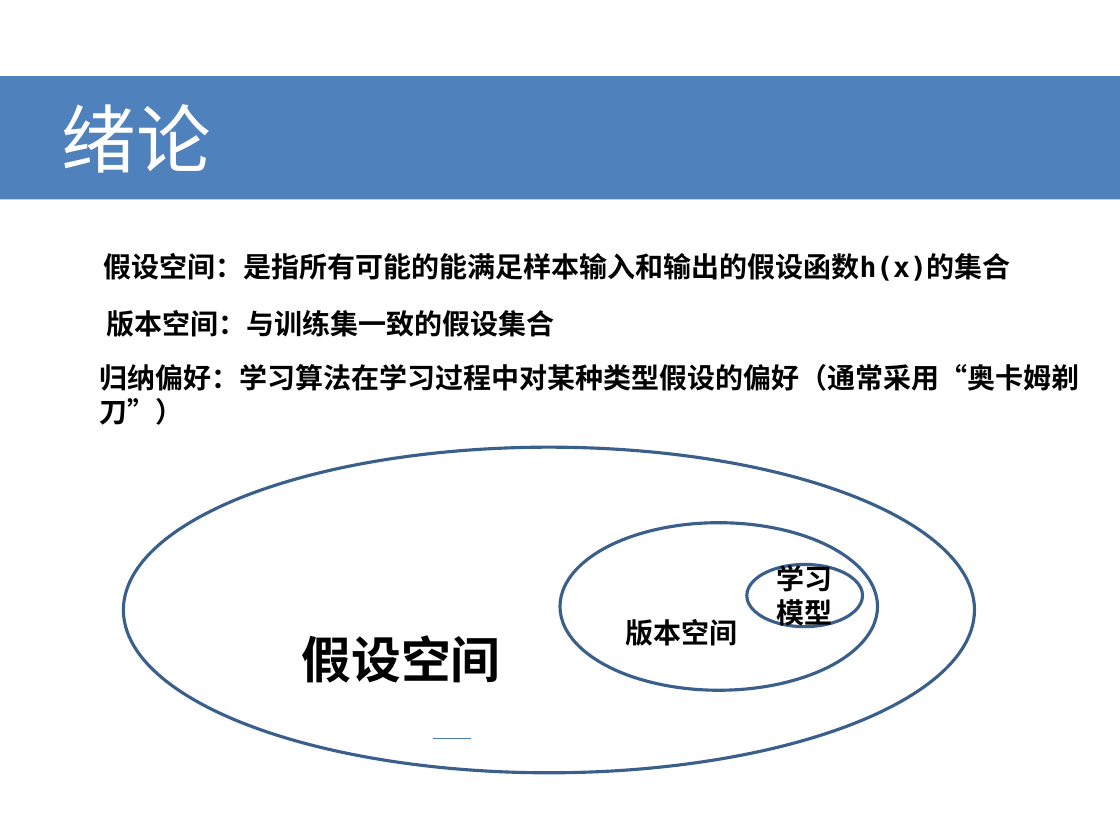
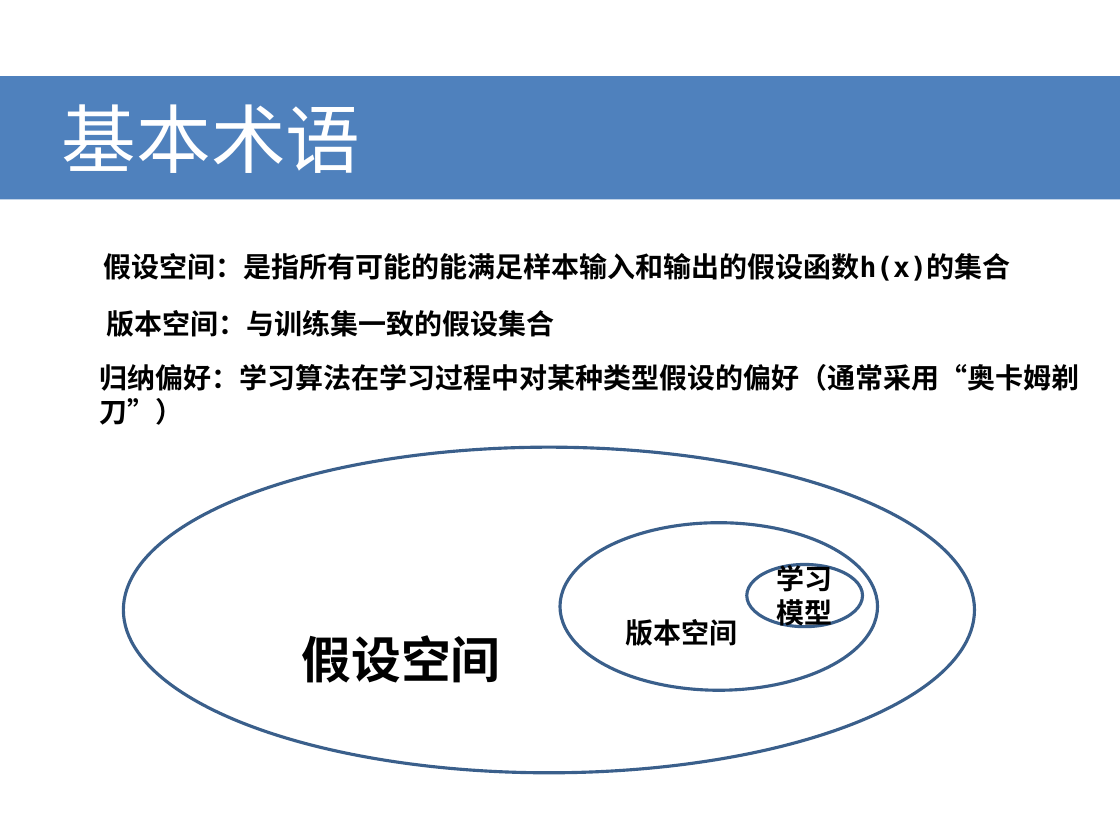
Before and after one commit to bayud/machine_learning_zzh, a slide deck: slide 5 of 机器学习(周志华)系列分享.pptx. Drawn at 1120x840 pixels with LibreOffice and Linux fonts; fonts in the diff are those of the drawing. Boxes give left, top, right and bottom in pixels: in the first picture for what was removed or moved away, otherwise in the second. Text is boxed around its words. In the diff, an @@ line names an element or a change of style, - is before the commit and + after.

```diff
--- a/机器学习(周志华)系列分享.pptx
+++ b/机器学习(周志华)系列分享.pptx
@@ title at (62, 104, 361, 173): text changed @@
-绪论
+基本术语
@@ line removed from (432, 738) to (470, 738) @@
```
Also in this commit, not shown: 1 other slide changed, 19 slides added, 14 slides removed.
